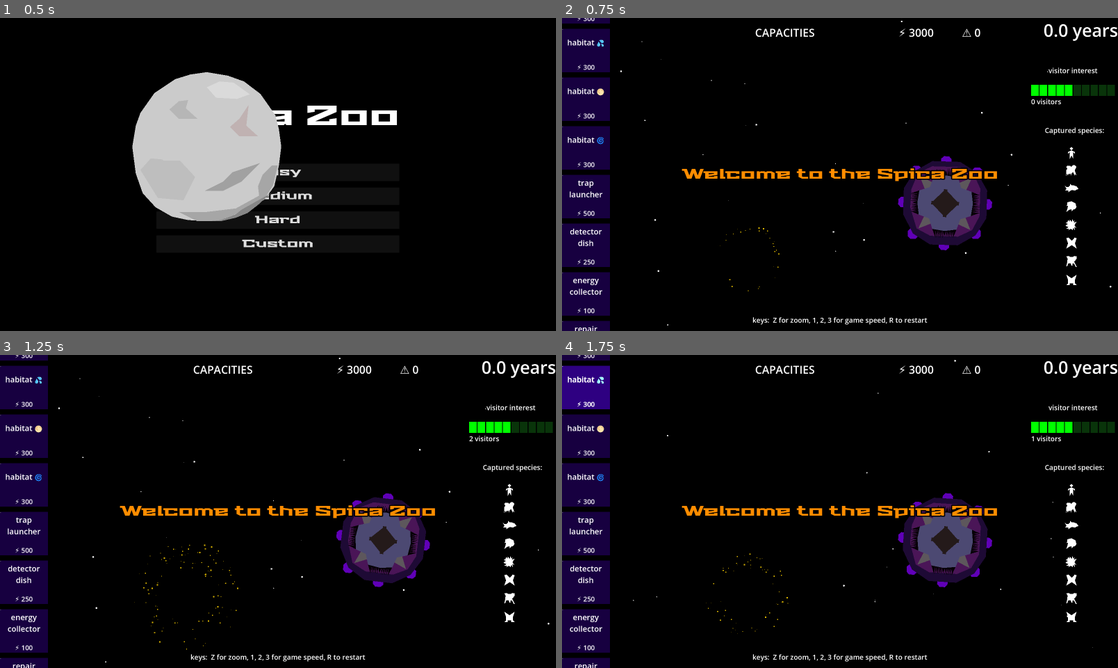
Above: before the commit, frames 1-4 (two rows, left to right).
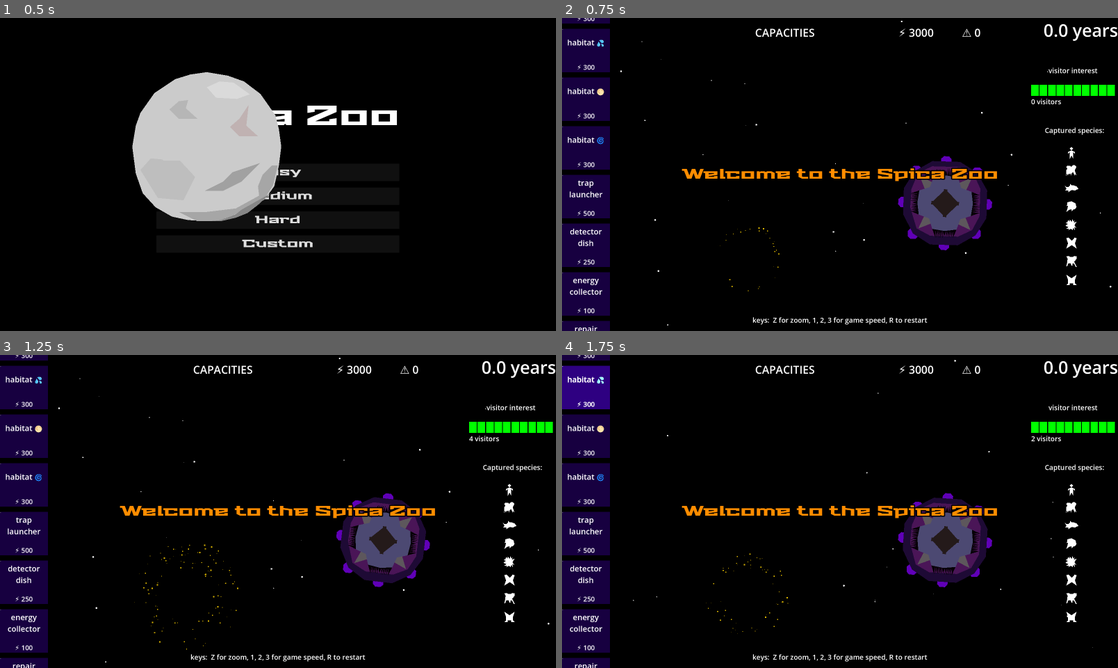
Above: after the commit, the same moments.

Repository: opensourceame/tins-2026
Game: Godot game, scene res://screens/start.tscn
Two runs of this game, one before a commit and one after it. Both use one fixed random seed, a clock stepped at 60 frames per second and the inputs below.
Inputs (mouse positions are in pixels of both pictures, inside the frame that each line leads up to):
- Up to frame 1 (0.5 s): no input
- Up to frame 2 (0.75 s): click "Easy" at 0.5 s
- Up to frame 3 (1.25 s): no input
- Up to frame 4 (1.75 s): tap Enter at 1.25 s; move the mouse to (584, 389) at 1.27 s; hold W from 1.28 s (still down); tap R at 1.35 s; click (584, 389) at 1.42 s

Frame 1 is identical in both runs. In frame 2, 0.3% of the frame differs, in the area x 92-100%, y 21-25%; in frame 3, 0.3%, in the area x 84-100%, y 21-28%; in frame 4, 0.3%.

Commit message:
bugfixes

Diff:
--- a/damage.tscn
+++ b/damage.tscn
@@ -2,21 +2,21 @@
 
 [sub_resource type="ParticleProcessMaterial" id="ParticleProcessMaterial_s11oa"]
 particle_flag_disable_z = true
-emission_shape = 6
-emission_ring_axis = Vector3(0, 0, 1)
-emission_ring_height = 43.23
-emission_ring_radius = 1.0
-emission_ring_inner_radius = 0.0
-emission_ring_cone_angle = 90.0
-initial_velocity_min = 145.56
+spread = 30.22
+initial_velocity_min = 86.74
 initial_velocity_max = 145.56
+angular_velocity_min = 56.469982
+angular_velocity_max = 161.33998
 gravity = Vector3(0, 0, 0)
 scale_min = 4.29
-scale_max = 4.29
+scale_max = 23.89
 color = Color(0.7162962, 0.71629626, 0.7162961, 1)
+hue_variation_min = 0.14999998
+hue_variation_max = 0.46999997
 
 [node name="Node2D" type="Node2D" unique_id=1519330035]
 
 [node name="GPUParticles2D" type="GPUParticles2D" parent="." unique_id=2029865142]
 amount = 20
+lifetime = 5.37
 process_material = SubResource("ParticleProcessMaterial_s11oa")
--- a/hud/hud.gd
+++ b/hud/hud.gd
@@ -62,7 +62,7 @@
 
 func capacity_changed(_habitat):
     var s = game.spica
-    %CapacityLabel.text = "Capacities: 💨" + str(s.capacity_oxygen) + "  💦: " + str(s.capacity_water) + "  🌕: " + str(s.capacity_sulphuric) + "  🌀: " + str(s.capacity_plasma)
+    %CapacityLabel.text = "Capacities: 💨" + str(s.capacity_oxygen) + "  💦: " + str(s.capacity_water) + "  🌕: " + str(s.capacity_methane) + "  🌀: " + str(s.capacity_plasma)
 
 func spica_damage():
     %DamageLabel.text = "⚠️ " + str(game.spica.damage)
--- a/hud/item_queue.gd
+++ b/hud/item_queue.gd
@@ -39,7 +39,7 @@
             return "💦"
         "oxygen":
             return "💨"
-        "sulphuric":
+        "methane":
             return "🌕"
         "plasma":
             return "🌀"
--- a/hud/place_item.gd
+++ b/hud/place_item.gd
@@ -88,6 +88,7 @@
                 game.hud.queue_message("habitat full")
                 return
             habitat.grow()
+            SoundBus.play("habitat-extended")
         else:
 
             var a = find_free_anchor()
@@ -106,6 +107,8 @@
             new_habitat.grow()
             habitat = new_habitat
 
+            SoundBus.play("constructed")
+
         var item_type = type
         var item_data = data
 
@@ -117,6 +120,8 @@
         SignalBus.energy_consumed.emit("detector_dish")
 
         trigger_progress_bar(5.0, func():
+            SoundBus.play("constructed")
+
             spica.add_component(find_free_anchor(), Spawner.detector_dish())
             if not spica.detector_dish.can_upgrade():
                 queue_free()
@@ -124,6 +129,7 @@
         return
 
     trigger_progress_bar(5.0, func():
+        SoundBus.play("upgraded")
         spica.detector_dish.update_detect_distance()
         if not spica.detector_dish.can_upgrade():
             queue_free()
@@ -137,6 +143,8 @@
         SignalBus.energy_consumed.emit("trap_launcher")
 
         trigger_progress_bar(10.0, func():
+            SoundBus.play("constructed")
+
             spica.add_component(find_free_anchor(), Spawner.trap_launcher())
             queue_free()
 
@@ -150,6 +158,8 @@
             #return no_space()
 
         trigger_progress_bar(5.0, func():
+            SoundBus.play("constructed")
+
             var a = find_free_anchor()
             spica.add_component(a, Spawner.energy_collector())
         )
@@ -158,6 +168,7 @@
             return
 
         trigger_progress_bar(3.0, func():
+            SoundBus.play("upgraded")
             spica.energy_collector.upgrade()
             if not spica.energy_collector.can_upgrade():
                 queue_free()
@@ -169,6 +180,8 @@
 func add_or_upgrade_repair_module():
     if not spica.repair_module:
         trigger_progress_bar(3.0, func():
+            SoundBus.play("constructed")
+
             spica.add_component(find_free_anchor(), Spawner.repair_module())
         )
     else:
@@ -176,6 +189,7 @@
             return
 
         trigger_progress_bar(3.0, func():
+            SoundBus.play("upgraded")
             spica.repair_module.upgrade()
             if not spica.repair_module.can_upgrade():
                 queue_free()
--- a/hud/species.gd
+++ b/hud/species.gd
@@ -23,7 +23,7 @@
     match species.environment:
         "water":
             return "💦"
-        "sulphuric":
+        "methane":
             return "🌕"
         "plasma":
             return "🌀"
--- a/main.gd
+++ b/main.gd
@@ -75,7 +75,7 @@
 
     hud.permanent_items.add_item("habitat", { "environment": "oxygen" })
     hud.permanent_items.add_item("habitat", { "environment": "water" })
-    hud.permanent_items.add_item("habitat", { "environment": "sulphuric" })
+    hud.permanent_items.add_item("habitat", { "environment": "methane" })
     hud.permanent_items.add_item("habitat", { "environment": "plasma" })
     hud.permanent_items.add_item("trap_launcher")
     hud.permanent_items.add_item("detector_dish")
--- a/moon_trap.gd
+++ b/moon_trap.gd
@@ -1,7 +1,7 @@
 class_name MoonTrap
 extends CharacterBody2D
 
-enum State { IDLE, LAUNCHED, ORBITING, RETURNING, RETURNED, CRASHING }
+enum State { IDLE, LAUNCHED, ORBITING, RETURNING, RETURNED, CRASHING, CRASHED }
 
 const MIN_MOON_SCALE = 0.1
 
--- a/playground.gd
+++ b/playground.gd
@@ -2,10 +2,11 @@
 @onready var spica: Spica = $Spica
 
 func _ready():
-    SoundBus.play("planet-detected", 1.0, 1.0, false)
-    SoundBus.play("alarm-long")
-    SoundBus.play("overcrowded")
-    SoundBus.play("xxx", 1.0, 1.0, true)
-    SoundBus.play("xxx", 1.0, 1.0, false)
+    SoundBus.play("no-oxygen-capacity")
+    #SoundBus.play("planet-detected", 1.0, 1.0, false)
+    #SoundBus.play("alarm-long")
+    #SoundBus.play("overcrowded")
+    #SoundBus.play("xxx", 1.0, 1.0, true)
+    #SoundBus.play("xxx", 1.0, 1.0, false)
 
-    #spica.animate_damage($Spica/Marker2D.position)
+    spica.animate_damage($Spica/Marker2D.position)
--- a/project.godot
+++ b/project.godot
@@ -14,6 +14,7 @@
 run/main_scene="res://screens/start.tscn"
 config/features=PackedStringArray("4.6", "GL Compatibility")
 config/icon="res://icon.svg"
+config/disable_3d=true
 
 [autoload]
 
@@ -39,7 +40,6 @@
 
 [physics]
 
-3d/physics_engine="Jolt Physics"
 2d/default_gravity=0
 
 [rendering]
--- a/screens/start.gd
+++ b/screens/start.gd
@@ -8,7 +8,7 @@
 
 const PRESETS = {
     "easy": {
-        "start_visitor_interest": 5,
+        "start_visitor_interest": 10,
         "max_energy": 3000,
         "start_damage": 0,
         "intelligent_planets_count": 10,
@@ -16,19 +16,19 @@
         "skip_tutorial": false,
     },
     "medium": {
-        "start_visitor_interest": 3,
+        "start_visitor_interest": 7,
         "max_energy": 2000,
         "start_damage": 0,
         "intelligent_planets_count": 8,
-        "energy_collection_rate": 0.15,
+        "energy_collection_rate": 0.2,
         "skip_tutorial": false,
     },
     "hard": {
-        "start_visitor_interest": 1,
+        "start_visitor_interest": 5,
         "max_energy": 1000,
         "start_damage": 0,
         "intelligent_planets_count": 5,
-        "energy_collection_rate": 0.1,
+        "energy_collection_rate": 0.15,
         "skip_tutorial": false,
     },
 }
--- a/solar_system/planet.gd
+++ b/solar_system/planet.gd
@@ -30,7 +30,7 @@
 const SPECIES_BY_ENV = {
     "oxygen":    [preload("res://species/humans.gd"),    preload("res://species/wibbles.gd")],
     "water":     [preload("res://species/fishoids.gd"),  preload("res://species/guppiez.gd")],
-    "sulphuric": [preload("res://species/hegrons.gd"),   preload("res://species/sherzat.gd")],
+    "methane": [preload("res://species/hegrons.gd"),   preload("res://species/sherzat.gd")],
     "plasma":    [preload("res://species/plasmoids.gd"), preload("res://species/embers.gd")],
 }
 
@@ -75,7 +75,7 @@
     game.get_node("World").call_deferred("add_child", label)
 
 func set_random_environment():
-    var environments = ["oxygen", "water", "sulphuric", "plasma"]
+    var environments = ["oxygen", "water", "methane", "plasma"]
     environment = environments.pick_random()
     species = SPECIES_BY_ENV[environment].pick_random().new()
 
@@ -103,9 +103,16 @@
         game.hud.queue_message("trap launcher is busy")
         return
 
+    if not launcher.trap:
+        SoundBus.play("moon-required")
+        return
+
     launcher.launch(self)
 
 func _on_orbit_entered(body):
+    if not is_detected:
+        return
+
     if not body is MoonTrap:
         return
 
@@ -125,7 +132,7 @@
             return "💦"
         "oxygen":
             return "💨"
-        "sulphuric":
+        "methane":
             return "🌕"
         "plasma":
             return "🌀"
--- a/species/hegrons.gd
+++ b/species/hegrons.gd
@@ -2,7 +2,7 @@
 extends Species
 
 func _init():
-    environment = "sulphuric"
+    environment = "methane"
 
 func name():
     return "hegrons"
--- a/species/sherzat.gd
+++ b/species/sherzat.gd
@@ -2,7 +2,7 @@
 extends Species
 
 func _init():
-    environment = "sulphuric"
+    environment = "methane"
 
 func name():
     return "sherzat"
--- a/spica/detector_dish.gd
+++ b/spica/detector_dish.gd
@@ -12,7 +12,7 @@
 
 var detected_planets = []
 var spica: Spica
-var detect_distance: int = 2750
+var detect_distance: int = 750
 var colliding: bool = false
 
 func _ready():
--- a/spica/habitat/damage_fx.gd
+++ b/spica/habitat/damage_fx.gd
@@ -1,13 +1,16 @@
 class_name SpineDamageFX
 extends Node
 
-const ROCK_TIME: float = 1.0
+const ROCK_TIME:  float = 1.0
 const PULSE_TIME: float = 1.0
 
 @onready var parent = get_parent()
 
 func _ready():
     pulse_in()
+
+func reset():
+    parent.modulate = Color.WHITE
 
 func rock_clockwise():
     var t = create_tween()
--- a/spica/habitat/habitat.gd
+++ b/spica/habitat/habitat.gd
@@ -4,13 +4,14 @@
 enum State { AVAILABLE, OVERCROWDED, COLLAPSED }
 
 const VERTEBRA = preload("res://spica/habitat/vertebra.tscn")
-const COLLAPSE_TIME = 45
+const COLLAPSE_TIME = 30
 
 @onready var game: Game = get_tree().current_scene
 @onready var label: Label = $Label
 @onready var spine: Node2D = $Spine
 @onready var color_rect: ColorRect = $ColorRect
 
+var spica: Spica
 var capacity = 0
 var captured = 0
 var vertebrae = 0
@@ -25,11 +26,13 @@
     label.text = name
     update_environment()
 
+    spica = find_parent("Spica")
+
 func update_environment():
     match environment:
         "water":
             modulate = Color(0.4, 0.6, 1.0)
-        "sulphuric":
+        "methane":
             modulate = Color(0.5, 1.0, 0.4)
         "plasma":
             modulate = Color(1.0, 0.3, 0.6)
@@ -57,13 +60,13 @@
 
     SignalBus.habitat_capacity_changed.emit(self)
 
-    disable_animations()
     check_overcrowding()
 
     return true
 
 func check_overcrowding():
     if not is_over_capacity():
+        clear_overcrowding()
         return
 
     animate_overcrowding()
@@ -84,11 +87,15 @@
 
 func disable_animations():
     for v in spine.get_children():
-        v.remove_damage_animation()
+        v.clear_damage()
 
 func animate_overcrowding():
     for v in spine.get_children():
         v.animate_damaged()
+
+func clear_overcrowding():
+    for v in spine.get_children():
+        v.clear_damage()
 
 func is_over_capacity():
     return capacity < 0
@@ -101,6 +108,9 @@
         return
 
     current_state = State.COLLAPSED
+
+    spica.damage += 4
+    spica.animate_damage(get_parent().position)
 
     var rigid_body = RigidBody2D.new()
     game.world.add_child(rigid_body)
--- a/spica/habitat/vertebra.gd
+++ b/spica/habitat/vertebra.gd
@@ -3,11 +3,13 @@
 
 const DAMAGE_FX = preload("res://spica/habitat/damage_fx.tscn")
 
+var fx: SpineDamageFX
+
 func animate_damaged():
-   add_child(DAMAGE_FX.instantiate())
+    fx = DAMAGE_FX.instantiate()
+    add_child(fx)
 
-func remove_damage_animation():
-    var fx = find_child("SpineDamageFX")
-
+func clear_damage():
     if fx:
+        fx.reset()
         fx.queue_free()
--- a/spica/habitat/vertebra.tscn
+++ b/spica/habitat/vertebra.tscn
@@ -20,7 +20,7 @@
 [node name="Polygon2D2" type="Polygon2D" parent="." unique_id=1980197417]
 position = Vector2(-8, 160)
 color = Color(0.36094868, 0.36094868, 0.36094865, 1)
-polygon = PackedVector2Array(112, -1520, 56, -1840, 56, -1680, 96, -1360, 96, -720, 72, -480, 72, -160, 88, -480, 136, -720, 136, -1280)
+polygon = PackedVector2Array(112, -1520, 80, -1760, 56, -1840, 56, -1680, 96, -1360, 96, -720, 72, -480, 72, -160, 88, -480, 136, -720, 136, -1280)
 
 [node name="Polygon2D3" type="Polygon2D" parent="." unique_id=1203814276]
 position = Vector2(-51, -80)
--- a/spica/repair_module.gd
+++ b/spica/repair_module.gd
@@ -29,6 +29,9 @@
     spica.damage -= level + 1
     SignalBus.spica_damage.emit()
 
+    if spica.damage == 0:
+        SoundBus.play("spica-repaired")
+
 func can_upgrade() -> bool:
     return level < MAX_LEVEL
 
--- a/spica/spica.gd
+++ b/spica/spica.gd
@@ -12,7 +12,7 @@
 var captured_species = []
 var capacity_oxygen    = 0
 var capacity_water     = 0
-var capacity_sulphuric = 0
+var capacity_methane = 0
 var capacity_plasma    = 0
 var damage = 0
 var detector_dish: DetectorDish
@@ -28,7 +28,7 @@
     SignalBus.habitat_capacity_changed.connect(_on_habitat_capacity_changed)
     SignalBus.repair_module_dismantle.connect(_on_repair_module_dismantle)
 
-    crash_area.body_entered.connect(_on_body_entered)
+    crash_area.body_entered.connect(_on_crash_area_entered)
     return_area.body_entered.connect(_on_return_area_entered)
 
     SignalBus.spica_damage.emit(0)
@@ -95,8 +95,8 @@
     match env:
         "water":
             return capacity_water
-        "sulphuric":
-            return capacity_sulphuric
+        "methane":
+            return capacity_methane
         "plasma":
             return capacity_plasma
         "oxygen":
@@ -107,7 +107,7 @@
 func refresh_capacities():
     capacity_oxygen = 0
     capacity_water = 0
-    capacity_sulphuric = 0
+    capacity_methane = 0
     capacity_plasma = 0
     for c in components:
         if c and c is Habitat:
@@ -115,8 +115,8 @@
             match c.environment:
                 "water":
                     capacity_water += available
-                "sulphuric":
-                    capacity_sulphuric += available
+                "methane":
+                    capacity_methane += available
                 "plasma":
                     capacity_plasma += available
                 "oxygen":
@@ -145,22 +145,25 @@
     SignalBus.species_captured.emit(species)
     SignalBus.habitat_capacity_changed.emit(null)
 
-func _on_body_entered(body):
+func _on_crash_area_entered(body):
     if not body is MoonTrap:
         return
     if not body.is_crashing():
         return
 
-    body.queue_free()
 
     animate_damage(body.global_position - global_position)
 
     game.hud.queue_message("trap crashed")
+    body.queue_free()
 
 func animate_damage(pos: Vector2):
     var damage = load("res://damage.tscn").instantiate()
     add_child(damage)
     damage.position = pos
 
+    SoundBus.play("spica-damaged")
+    SoundBus.play("alarm-long")
+
 func _on_repair_module_dismantle():
     repair_module = null
--- a/spica/spica.tscn
+++ b/spica/spica.tscn
@@ -9,10 +9,14 @@
 [sub_resource type="CircleShape2D" id="CircleShape2D_n32vl"]
 radius = 199.44925
 
+[sub_resource type="CircleShape2D" id="CircleShape2D_1h6m0"]
+radius = 224.5707
+
 [node name="Spica" type="StaticBody2D" unique_id=828052252]
 script = ExtResource("1_di34l")
 
 [node name="ReturnArea" type="Area2D" parent="." unique_id=218164853]
+visible = false
 collision_layer = 65536
 collision_mask = 65536
 
@@ -28,7 +32,7 @@
 collision_mask = 65536
 
 [node name="CollisionShape2D" type="CollisionShape2D" parent="CrashArea" unique_id=285836748]
-shape = SubResource("CircleShape2D_n32vl")
+shape = SubResource("CircleShape2D_1h6m0")
 
 [node name="Anchors" type="Node2D" parent="." unique_id=118959818]
 
Not shown, changed: docs/voices.yml
Not shown, changed: export_presets.cfg
Not shown, added: sounds/moon-required.mp3.import
Not shown, added: sounds/no-methane-capacity.mp3.import
Not shown, changed: sounds/no-oxygen-capacity.mp3.import
Not shown, changed: sounds/no-plasma-capacity.mp3.import
Not shown, removed: sounds/no-sulphur-capacity.mp3.import
Not shown, changed: sounds/no-water-capacity.mp3.import
Not shown, added: sounds/spica-damaged.mp3.import
Not shown, added: sounds/spica-repaired.mp3.import
Not shown, added: sounds/upgraded.mp3.import
Not shown, changed: AGENTS.md
(and 18 more such lines)
